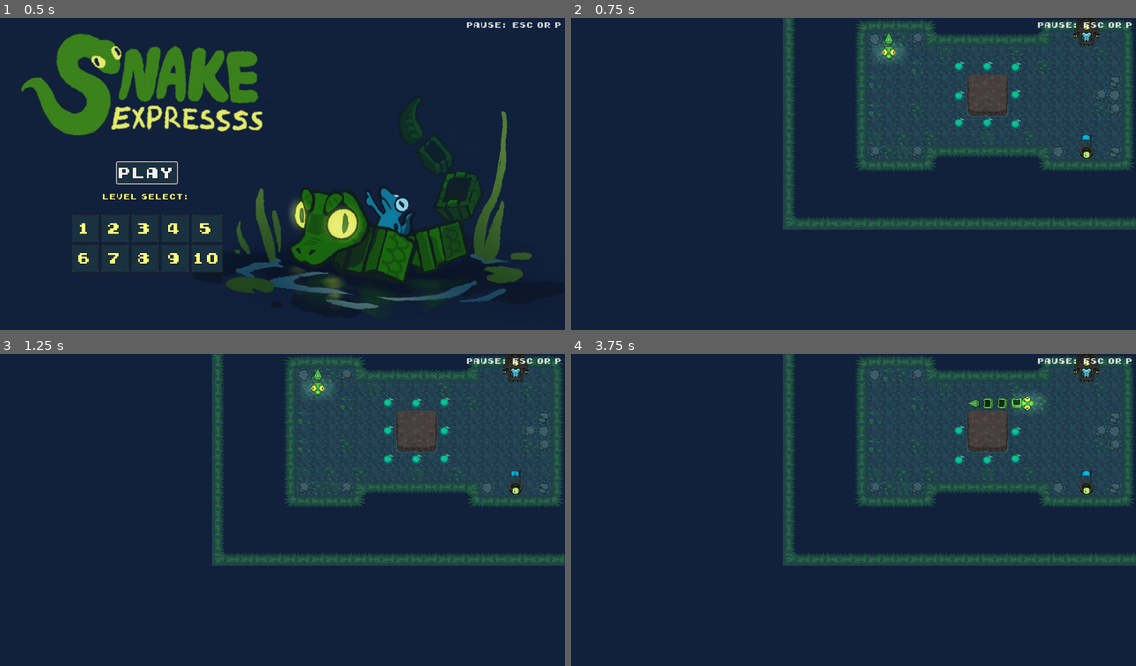
Above: before the commit, frames 1-4 (two rows, left to right).
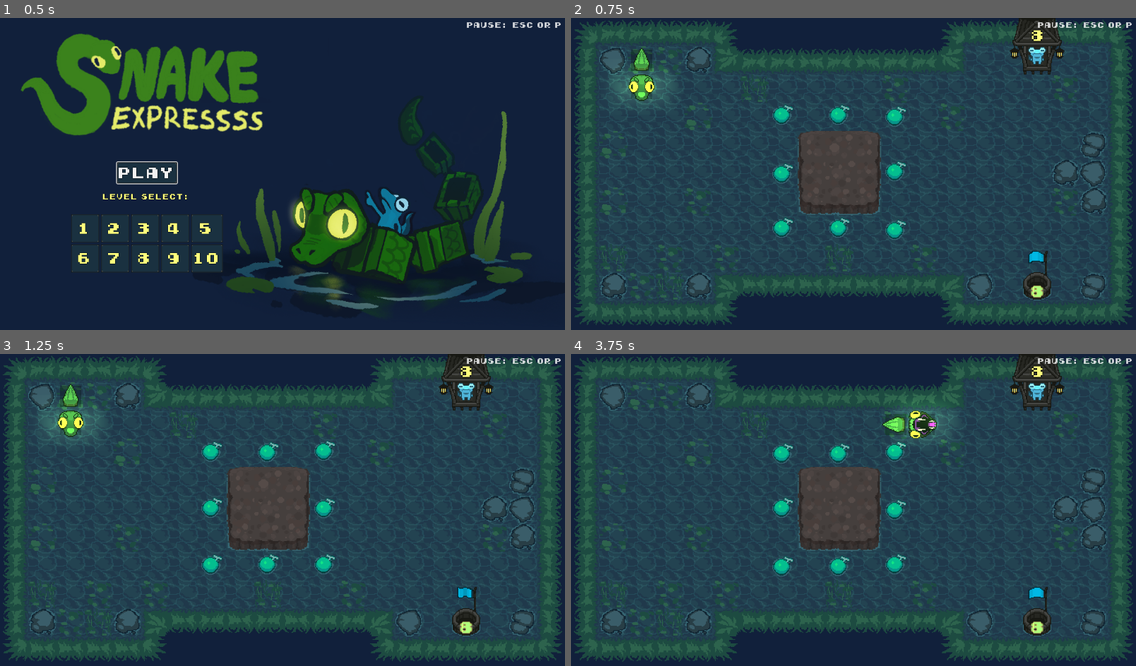
Above: after the commit, the same moments.

Repository: Steaf23/GWJ59-Snake-Expressss
Game: Godot game, scene res://Screens/scene_manager.tscn
Same seed, same stepped clock (60 frames per second), same inputs: the game is played once before the commit and once after it. Sound files missing from this copy of the repository are replaced by a short silence.
Inputs (mouse positions are in pixels of both pictures, inside the frame that each line leads up to):
- Up to frame 1 (0.5 s): no input
- Up to frame 2 (0.75 s): click "1" at 0.5 s
- Up to frame 3 (1.25 s): no input
- Up to frame 4 (3.75 s): tap Enter at 1.25 s; move the mouse to (977, 497) at 1.27 s; hold D (move_right) 1.28-2 s; click (977, 497) at 1.42 s; tap Space at 1.52 s; drag from (740, 528) to (910, 397) at 2.02 s; move the mouse to (910, 444) at 2.77 s; hold D (move_right) 2.78-3.5 s; drag from (825, 575) to (994, 397) at 3.52 s

Frame 1 is identical in both runs. In frame 2, 71% of the frame differs, in the area x 0-100%, y 0-99%; in frame 3, 71%; in frame 4, 72%.

Commit message:
Actually fixed biggest input delay issue (only took 2 years..)

Diff:
--- a/Level/level.tscn
+++ b/Level/level.tscn
@@ -6,6 +6,7 @@
 [ext_resource type="PackedScene" uid="uid://k1v62ydkbtqy" path="res://Level/delivery_station.tscn" id="3_iincs"]
 [ext_resource type="Script" uid="uid://bqenrhbibq1yg" path="res://Level/grid_overlay.gd" id="3_nk1il"]
 [ext_resource type="PackedScene" uid="uid://djlj1bhvc1kp8" path="res://Level/station.tscn" id="4_nk1il"]
+[ext_resource type="PackedScene" uid="uid://d2722l1rurupt" path="res://Level/train_wagon.tscn" id="7_d6qko"]
 
 [sub_resource type="Gradient" id="Gradient_iincs"]
 offsets = PackedFloat32Array(0)
@@ -60,9 +61,6 @@
 [node name="Train" parent="." instance=ExtResource("1_o6mkr")]
 position = Vector2(128, 128)
 
-[node name="MovementTimer" parent="Train" index="0"]
-wait_time = 1.2
-
 [node name="BoundCamera2D" parent="Train/Wagons/Head" index="3"]
 limit_left = -256
 limit_top = -32
@@ -75,6 +73,14 @@
 offset_right = -448.0
 offset_bottom = -112.0
 
+[node name="TrainSection" parent="Train/Wagons" index="1" instance=ExtResource("7_d6qko")]
+
+[node name="TrainSection2" parent="Train/Wagons" index="2" instance=ExtResource("7_d6qko")]
+
+[node name="TrainSection3" parent="Train/Wagons" index="3" instance=ExtResource("7_d6qko")]
+
+[node name="TrainSection4" parent="Train/Wagons" index="4" instance=ExtResource("7_d6qko")]
+
 [connection signal="move_timer_timeout" from="Train" to="." method="_on_train_move_timer_timeout"]
 
 [editable path="Train"]
--- a/Level/train.gd
+++ b/Level/train.gd
@@ -22,6 +22,7 @@
 @onready var tail: TrainWagon = %Tail
 @onready var head_player: AnimationPlayer = $Wagons/Head/AnimationPlayer
 @onready var boost_bar: TextureProgressBar = $HUDLayer/MarginContainer/BoostBar
+@onready var movement_timer: Timer = $MovementTimer
 
 var current_direction : Vector2i = Vector2i.DOWN
 var wagon_queue: int = 0
@@ -56,19 +57,23 @@
 	if input_vector != Vector2.ZERO:
 		if first_move:
 			first_move = false
-			$MovementTimer.start(base_movement_time)
-			move_timer_timeout.emit()
+			movement_timer.start(base_movement_time)
+			#move_timer_timeout.emit()
 		queued_input = input_vector
 
 	boost_bar.visible = old_boost_left > 0
 	boost_bar.value = old_boost_left
 
-	if has_portal:
-		head.modulate = Color(1.0, 1.0, 1.0, 0.5)
-	else:
-		if head.modulate.a < 1.0:
-			await get_tree().create_timer(base_movement_time).timeout
-			head.modulate = Color(1.0, 1.0, 1.0, 1.0)
+	#if has_portal:
+		#head.modulate = Color(1.0, 1.0, 1.0, 0.5)
+	#else:
+		#if head.modulate.a < 1.0:
+			#await get_tree().create_timer(base_movement_time).timeout
+			#head.modulate = Color(1.0, 1.0, 1.0, 1.0)
+
+
+func _process(delta: float) -> void:
+	queue_redraw()
 
 
 func _on_movement_timer_timeout() -> void:
@@ -111,7 +116,7 @@
 		SoundManager.play_random_sfx([Sounds.TURN_1, Sounds.TURN_2, Sounds.TURN_3])
 
 	current_cell = target_cell
-	update_wagons($MovementTimer.wait_time)
+	update_wagons(movement_timer.wait_time)
 
 	if boost_left > 0:
 		old_boost_left = boost_left
@@ -270,15 +275,15 @@
 	SoundManager.play_sfx(Sounds.BOOST)
 	boost_left = boost_size
 	old_boost_left = boost_size
-	$MovementTimer.stop()
-	$MovementTimer.wait_time = boost_multiplier * base_movement_time
-	$MovementTimer.start()
+	movement_timer.stop()
+	movement_timer.wait_time = boost_multiplier * base_movement_time
+	movement_timer.start()
 
 
 func end_boost() -> void:
-	$MovementTimer.stop()
-	$MovementTimer.wait_time = base_movement_time
-	$MovementTimer.start()
+	movement_timer.stop()
+	movement_timer.wait_time = base_movement_time
+	movement_timer.start()
 
 
 var ending_bite := false
@@ -309,3 +314,14 @@
 	match anim_name:
 		&"bite_end":
 			ending_bite = false
+
+
+func _draw() -> void:
+	#draw_rect(Rect2(to_local(current_cell * Global.TILE_SIZE), Vector2(Global.TILE_SIZE, Global.TILE_SIZE)), Color.DARK_RED)
+#
+	var c = Color.BLACK
+	c.a = 0.25
+	for w in wagons.get_children():
+		var size = 24
+		var start_offset = (Global.TILE_SIZE - size) / 2
+		draw_rect(Rect2(to_local(w.current_cell * Global.TILE_SIZE) + Vector2(start_offset, start_offset), Vector2(size, size)), c)
--- a/Level/train_wagon.gd
+++ b/Level/train_wagon.gd
@@ -7,7 +7,6 @@
 @onready var passenger: Node2D = $Passenger
 
 var current_cell: Vector2i = Vector2i()
-var pos_tween: Tween
 
 var target_angle: float = 0.0
 var rotation_time: float = 0.0
@@ -39,10 +38,11 @@
 	if not reposition:
 		return
 
-	if pos_tween != null and pos_tween.is_running():
-		pos_tween.stop()
 
-	pos_tween = create_tween()
-	var tweener = pos_tween.tween_property(self, ^"global_position", Vector2(target_cell * Global.TILE_SIZE), tween_speed * 1.2)
+
+	var tween = create_tween()
+	var tweener = tween.tween_property(self, ^"global_position", Vector2(target_cell * Global.TILE_SIZE), tween_speed * 1.2)
 	tweener.set_trans(Tween.TRANS_LINEAR).set_ease(Tween.EASE_OUT_IN)
+
+	await get_tree().create_timer(0.14).timeout
 	current_cell = target_cell
--- a/Screens/game_container.tscn
+++ b/Screens/game_container.tscn
@@ -12,5 +12,6 @@
 handle_input_locally = false
 canvas_item_default_texture_filter = 0
 size = Vector2i(1280, 720)
+size_2d_override = Vector2i(640, 360)
 size_2d_override_stretch = true
 render_target_update_mode = 4
--- a/project.godot
+++ b/project.godot
@@ -11,7 +11,7 @@
 [application]
 
 config/name="GWJ59"
-run/main_scene="res://Screens/scene_manager.tscn"
+run/main_scene="uid://bsr3jvnqih2fr"
 config/features=PackedStringArray("4.4", "GL Compatibility")
 boot_splash/bg_color=Color(0.0392157, 0.0784314, 0.14902, 1)
 boot_splash/image="res://Assets/Art/SnakeExpressssIllustration.png"
Not shown: 1 places in Level/level.tscn that only renumber resources
Not shown, changed: TODO.txt
